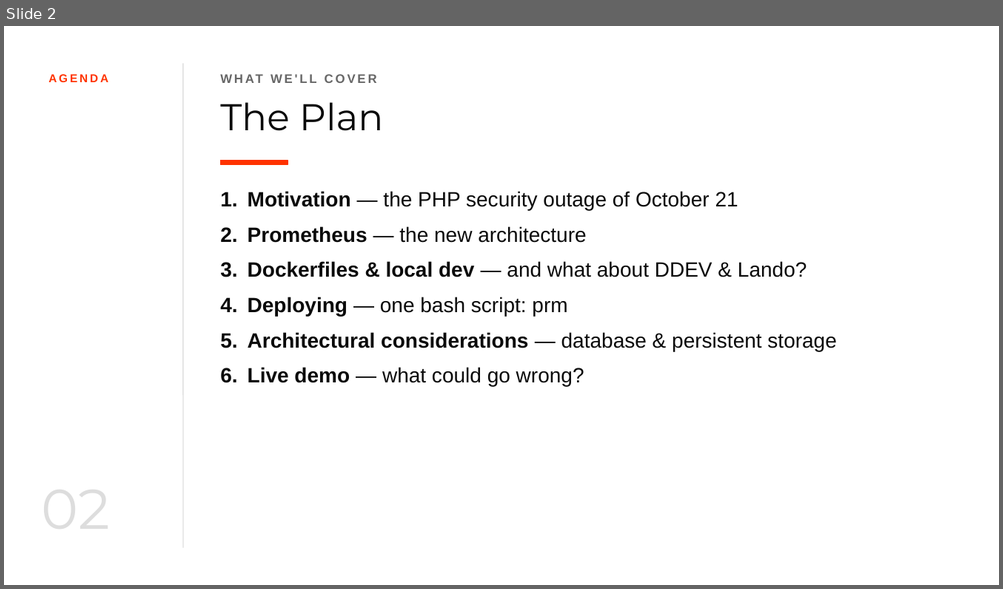
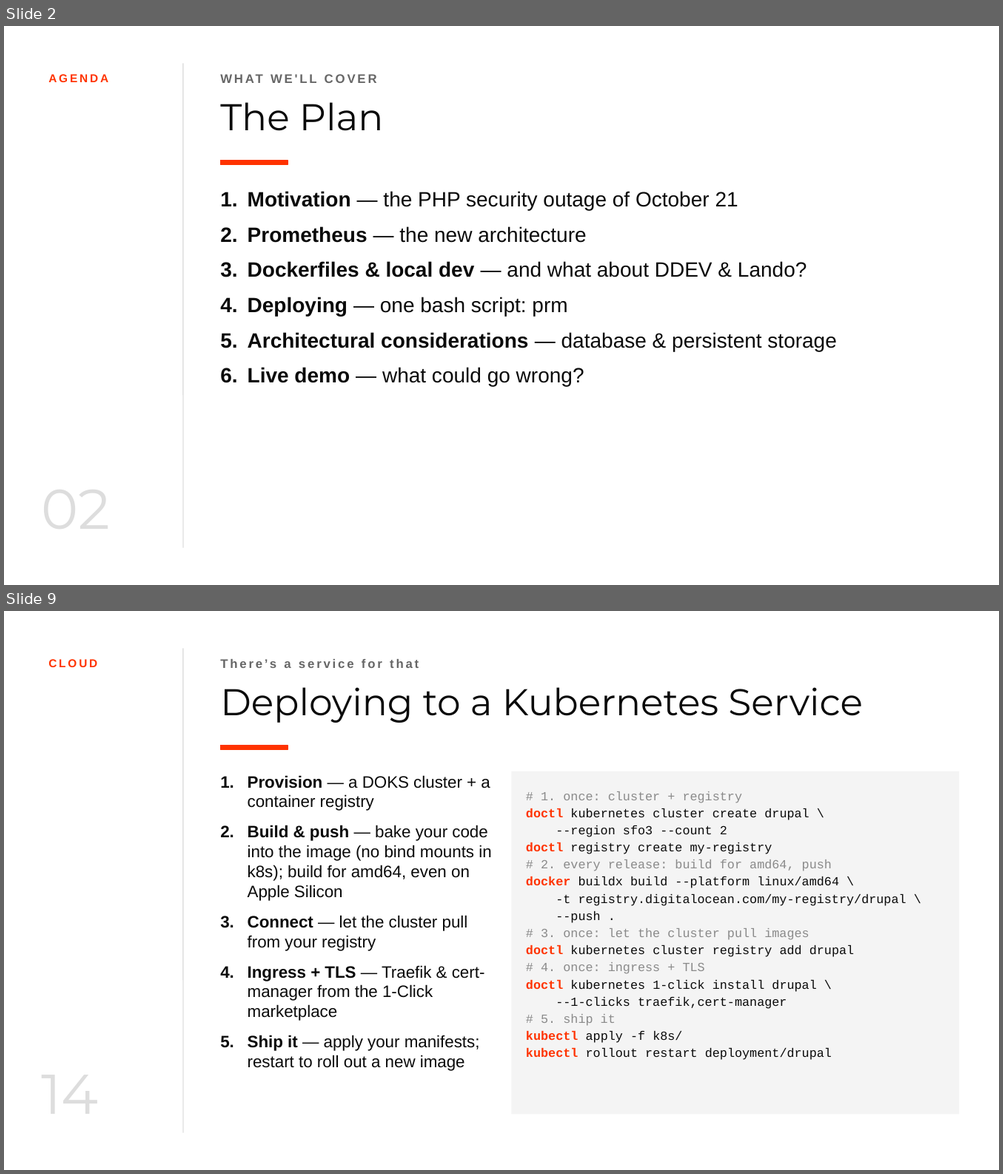
Before and after one commit to koppieesq/prometheus, a slide deck: presentation/prometheus-badcamp-2026.pptx. Shown one above the other, each under a label of ours: slide 2 before the commit, slides 2 and 9 after it; the slides between them are not shown. The pictures are 1003x589 and 1003x1174 pixels, drawn with LibreOffice and Linux fonts; fonts in the diff are those of the drawing. Boxes give left, top, right and bottom in pixels: in the first picture for what was removed or moved away, otherwise in the second. Text is boxed around its words. In the diff, an @@ line names an element or a change of style, - is before the commit and + after.

```diff
--- a/presentation/prometheus-badcamp-2026.pptx
+++ b/presentation/prometheus-badcamp-2026.pptx
@@ slide 9 added at (x1=4, y1=611, x2=999, y2=1170), background #FFFFFF @@
@@ line added from (183, 648) to (183, 1133), #E0E0E0 1 pt @@
@@ text added at (x1=48, y1=659, x2=97, y2=667), 11 pt, text #FF3300, bold @@
+CLOUD
@@ text added at (x1=220, y1=659, x2=418, y2=668), 12 pt, text #666666, bold @@
+There’s a service for that
@@ text added at (x1=220, y1=687, x2=862, y2=723), 36 pt, text #0A0A0A @@
+Deploying to a Kubernetes Service
@@ rectangle added at (x1=220, y1=745, x2=287, y2=750), fill #FF3300, outline #FF3300 1 pt @@
@@ text added at (x1=247, y1=775, x2=491, y2=1071), 16 pt, text #0A0A0A @@
+1. Provision — a DOKS cluster + a container registry
+2. Build & push — bake your code into the image (no bind mounts in k8s); build for amd64, even on Apple Silicon
+3. Connect — let the cluster pull from your registry
+4. Ingress + TLS — Traefik & cert-manager from the 1-Click marketplace
+5. Ship it — apply your manifests; restart to roll out a new image
@@ rectangle added at (x1=512, y1=772, x2=959, y2=1115), fill #F4F4F4, 12 pt, text #0A0A0A @@
+# 1. once: cluster + registry
+doctl kubernetes cluster create drupal \
+--region sfo3 --count 2
+doctl registry create my-registry
+# 2. every release: build for amd64, push
+docker buildx build --platform linux/amd64 \
+-t registry.digitalocean.com/my-registry/drupal \
+--push .
+# 3. once: let the cluster pull images
+doctl kubernetes cluster registry add drupal
+# 4. once: ingress + TLS
+doctl kubernetes 1-click install drupal \
+--1-clicks traefik,cert-manager
+# 5. ship it
+kubectl apply -f k8s/
+kubectl rollout restart deployment/drupal
```
Also in this commit, not shown: 13 slides changed, 3 other slides added.
